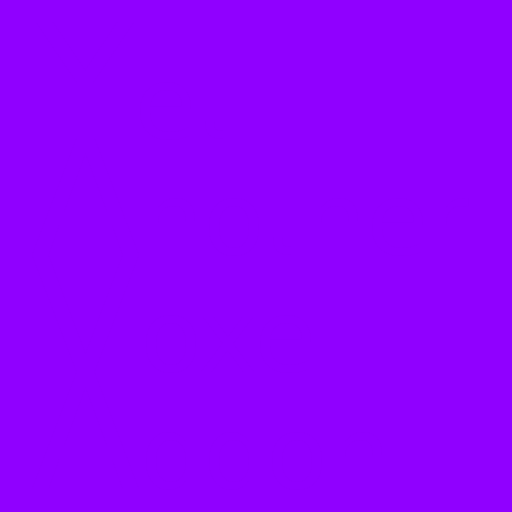
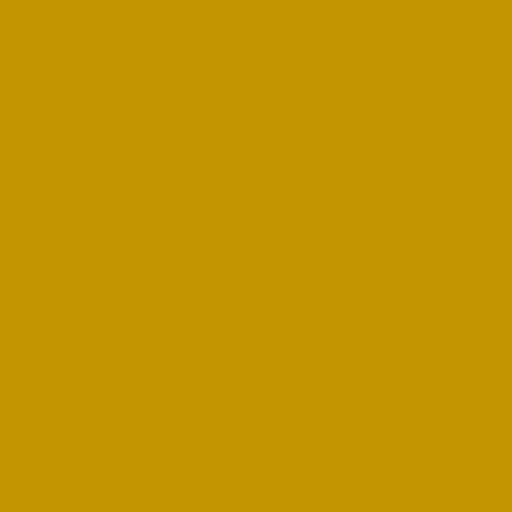
Revision of a layered 512x512 image; what changed, layer by layer:
painted on "Layer #1" over 0, 0, 512, 512
"Layer #2": blend multiply → color burn, painted on it over 0, 0, 512, 512
